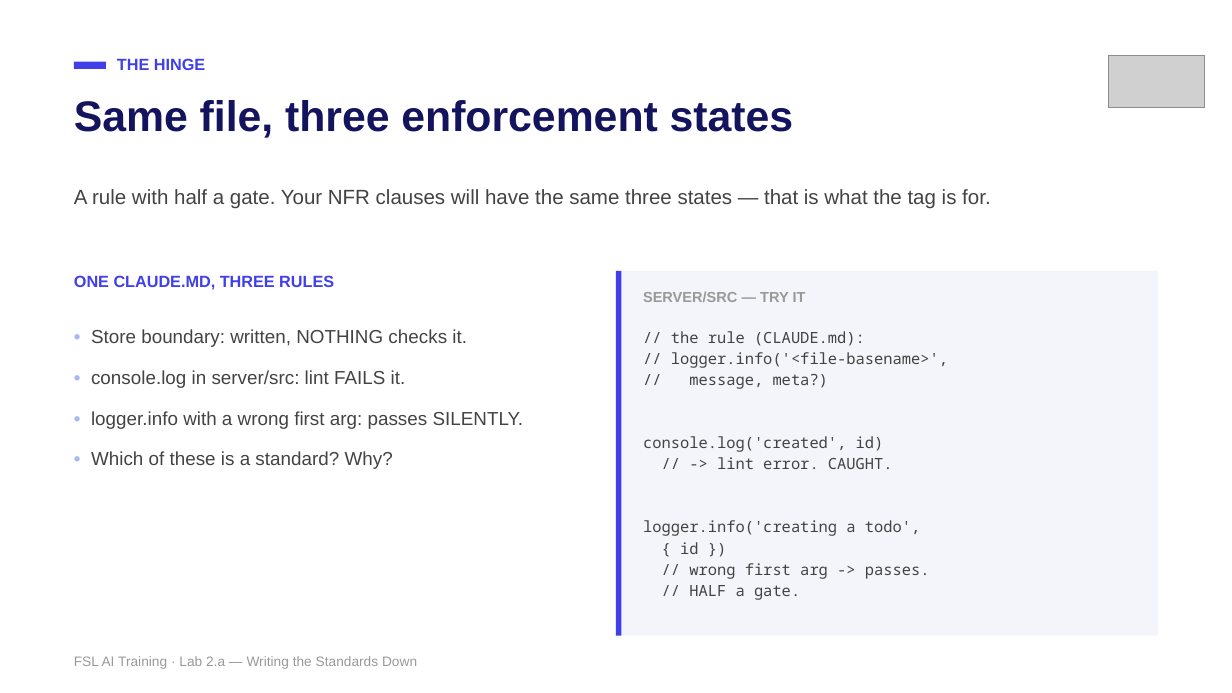
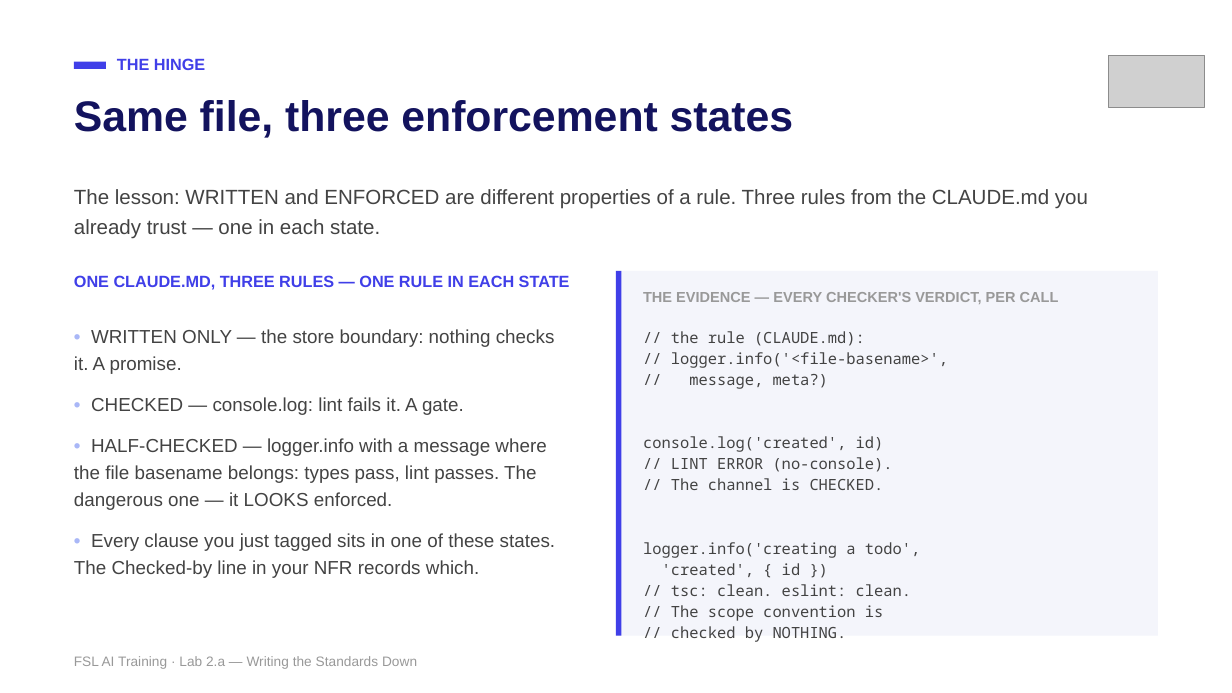
Before and after one commit to mike-tajmajer-fullstacklabs/fsl-taskboard-lab, a slide deck: slide 24 of docs/instructor/lab-2a-writing-the-standards-down.pptx. Drawn at 1232x693 pixels with LibreOffice and Linux fonts; fonts in the diff are those of the drawing; grey boxes stand for pictures. Boxes give left, top, right and bottom in pixels: in the first picture for what was removed or moved away, otherwise in the second. Text is boxed around its words. In the diff, an @@ line names an element or a change of style, - is before the commit and + after.

```diff
--- a/docs/instructor/lab-2a-writing-the-standards-down.pptx
+++ b/docs/instructor/lab-2a-writing-the-standards-down.pptx
@@ text at (74, 189, 1088, 239): text changed @@
-A rule with half a gate. Your NFR clauses will have the same three states — that is what the tag is for.
+The lesson: WRITTEN and ENFORCED are different properties of a rule. Three rules from the CLAUDE.md you already trust — one in each state.
@@ text at (74, 275, 570, 290): text changed @@
-ONE CLAUDE.MD, THREE RULES
+ONE CLAUDE.MD, THREE RULES — ONE RULE IN EACH STATE
@@ text at (643, 292, 1059, 304): text changed @@
-SERVER/SRC — TRY IT
+THE EVIDENCE — EVERY CHECKER'S VERDICT, PER CALL
@@ text at (74, 329, 556, 578): text changed @@
-• Store boundary: written, NOTHING checks it.
-• console.log in server/src: lint FAILS it.
-• logger.info with a wrong first arg: passes SILENTLY.
-• Which of these is a standard? Why?
+• WRITTEN ONLY — the store boundary: nothing checks it. A promise.
+• CHECKED — console.log: lint fails it. A gate.
+• HALF-CHECKED — logger.info with a message where the file basename belongs: types pass, lint passes. The dangerous one — it LOOKS enforced.
+• Every clause you just tagged sits in one of these states. The Checked-by line in your NFR records which.
@@ text at (671, 457, 893, 490): text changed @@
-// -> lint error. CAUGHT.
+// LINT ERROR (no-console).
+// The channel is CHECKED.
@@ text at (662, 563, 912, 621): text changed @@
-{ id })
-// wrong first arg -> passes.
-// HALF a gate.
+'created', { id })
+// tsc: clean. eslint: clean.
+// The scope convention is
+// checked by NOTHING.
```
Also in this commit, not shown: 1 other slide changed, 5 other files.
